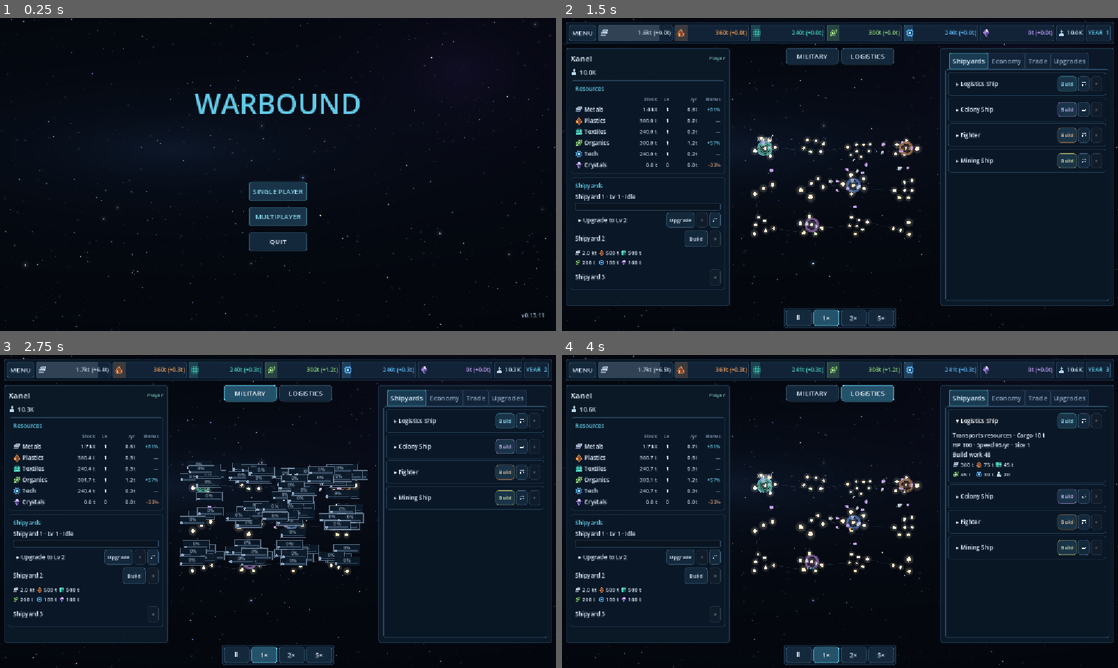
Above: before the commit, frames 1-4 (two rows, left to right).
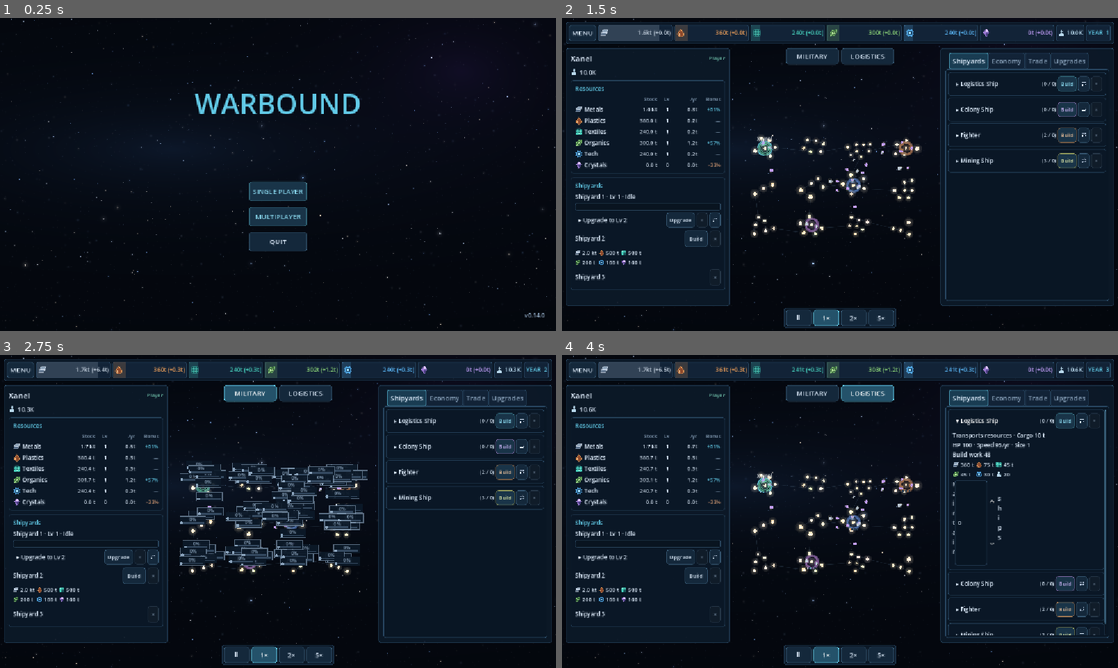
Above: after the commit, the same moments.

Repository: Allumnium/krangblade
Game: Godot game, scene res://scenes/main.tscn
Same seed, same stepped clock (60 frames per second), same inputs: the game is played once before the commit and once after it.
Inputs:
- Up to frame 1 (0.25 s): no input
- Up to frame 2 (1.5 s): click "SINGLE PLAYER" at 0.5 s; click "START MATCH" at 1.25 s
- Up to frame 3 (2.75 s): click "MILITARY" at 2 s
- Up to frame 4 (4 s): click "LOGISTICS" at 2.75 s; click "▸ Logistics Ship" at 3.5 s

The runs differ from the first frame. In frame 1, less than 0.1% of the frame differs, in the area x 93-98%, y 94-96%; in frame 2, less than 0.1%; in frame 3, less than 0.1%; in frame 4, 2.6%, in the area x 69-98%, y 17-90%.

Commit message:
v0.14.0: Add origin-system ship maintain targets

Diff:
--- a/project.godot
+++ b/project.godot
@@ -3,7 +3,7 @@
 
 [application]
 config/name="Warbound"
-config/version="0.13.11"
+config/version="0.14.0"
 run/main_scene="res://scenes/main.tscn"
 config/features=PackedStringArray("4.7", "GL Compatibility")
 config/description="A multiplayer territory-control RTS prototype."
--- a/scripts/economy_rules.gd
+++ b/scripts/economy_rules.gd
@@ -691,8 +691,42 @@
     p["continuous"][kind] = enabled
     return true
 
+static func origin_count(state: Dictionary, index: int, kind: String) -> int:
+    var count: int = 0
+    for ship in state.get("ships", []):
+        if ship["kind"] == kind and int(ship.get("origin", -1)) == index and int(ship["owner"]) == int(state["planets"][index]["owner"]):
+            count += 1
+    return count
+
+static func set_maintain(state: Dictionary, player: int, index: int, kind: String, amount: int) -> bool:
+    var p: Dictionary = _get_owned(state, player, index)
+    if p.is_empty() or not SHIP_KINDS.has(kind) or _continuous_target(p, kind).is_empty() or amount < 0 or amount > 9999:
+        return false
+    if not p.has("maintain"):
+        p["maintain"] = {}
+    p["maintain"][kind] = amount
+    p["continuous"][kind] = false
+    return true
+
+static func _maintain_needed(state: Dictionary, index: int, p: Dictionary, key: String) -> bool:
+    if bool(p["continuous"].get(key, false)):
+        return true
+    if not SHIP_KINDS.has(key):
+        return false
+    var target: int = int(p.get("maintain", {}).get(key, 0))
+    if target <= 0:
+        return false
+    var count: int = origin_count(state, index, key)
+    for item in p["queue"]:
+        if item["kind"] == key:
+            count += 1
+    return count < target
+
 static func _refill_continuous(state: Dictionary, index: int, p: Dictionary) -> void:
     var keys: Array = p["continuous"].keys()
+    for key in p.get("maintain", {}):
+        if not keys.has(key):
+            keys.append(key)
     # Shipyards share one repeat cycle. Once every turn has started, the next
     # cycle may start on any idle shipyard, even while a slower hull is active.
     # Independent infrastructure upgrades must not consume turns in this cycle.
@@ -718,10 +752,10 @@
     if not waiting and idle:
         cycle.clear()
     for key in cycle.keys():
-        if not bool(p["continuous"].get(key, false)):
+        if not _maintain_needed(state, index, p, str(key)):
             cycle.erase(key)
     for key in keys:
-        if not bool(p["continuous"][key]):
+        if not _maintain_needed(state, index, p, str(key)):
             continue
         var order: Array = _continuous_target(p, str(key))
         if order.is_empty():
@@ -765,6 +799,8 @@
             key += ":" + str(item["target"])
         if p["continuous"].has(key):
             p["continuous"][key] = false
+        if SHIP_KINDS.has(key) and p.has("maintain"):
+            p["maintain"][key] = 0
         p["queue"].erase(item)
         if item["kind"] == "yard":
             _compact_shipyard_orders(p, int(item["level"]))
@@ -827,7 +863,7 @@
         "yard_upgrade":
             p["yards"][int(item["target"])]["level"] = int(item["level"])
         "ship", "colony_ship", "fighter", "miner":
-            state["ships"].append({"id": int(item["id"]), "kind": str(item["kind"]), "owner": int(p["owner"]), "at": index,
+            state["ships"].append({"id": int(item["id"]), "kind": str(item["kind"]), "owner": int(p["owner"]), "origin": index, "at": index,
                 "position": state["map"]["points"][index], "heading": Vector2.UP, "navigation_target": state["map"]["points"][index],
                 "route": [], "leg": 0.0, "source": -1, "dest": -1, "hp": SHIP_HP, "crew": float(item.get("population_allocated", 0.0)), "cargo": empty_stock(), "field": -1, "mining_mode": "idle", "field_leg": 0.0})
     p["queue"].erase(item)
--- a/scripts/game_session.gd
+++ b/scripts/game_session.gd
@@ -567,6 +567,23 @@
     if _active_player(id) and ECONOMY.enqueue(economy, id, index, kind, target):
         _publish_economy()
 
+func request_maintain(index: int, kind: String, amount: int) -> void:
+    if phase != "match":
+        return
+    if is_solo or multiplayer.is_server():
+        _maintain_for(1, index, kind, amount)
+    else:
+        _rpc_maintain.rpc_id(1, index, kind, amount)
+
+@rpc("any_peer", "call_remote", "reliable")
+func _rpc_maintain(index: int, kind: String, amount: int) -> void:
+    if multiplayer.is_server():
+        _maintain_for(multiplayer.get_remote_sender_id(), index, kind, amount)
+
+func _maintain_for(id: int, index: int, kind: String, amount: int) -> void:
+    if _active_player(id) and ECONOMY.set_maintain(economy, id, index, kind, amount):
+        _publish_economy()
+
 func request_continuous(index: int, kind: String, enabled: bool) -> void:
     if phase != "match":
         return
--- a/scripts/match.gd
+++ b/scripts/match.gd
@@ -579,13 +579,31 @@
     var costs: GridContainer = _cost_grid(body)
     _show_cost(costs, ECONOMY._cost(kind, 1), float(ECONOMY.CREW_COSTS[kind]))
     var row: HBoxContainer = disclosure["actions"]
+    var maintained := _label("(0 / 0)", 11)
+    maintained.autowrap_mode = TextServer.AUTOWRAP_OFF
+    row.add_child(maintained)
+    var maintain_row := HBoxContainer.new()
+    body.add_child(maintain_row)
+    maintain_row.add_child(_label("Maintain", 12))
+    var amount := SpinBox.new()
+    amount.min_value = 0
+    amount.max_value = 9999
+    amount.step = 1
+    amount.custom_minimum_size.x = 85
+    maintain_row.add_child(amount)
+    maintain_row.add_child(_label("ships", 12))
+    amount.value_changed.connect(func(value: float) -> void:
+        session.call("request_maintain", selected, kind, int(value)))
+    var infinity := _label("∞", 14)
+    maintain_row.add_child(infinity)
+    infinity.hide()
     var button: Button = _card_action(disclosure, "Build", _operation.bind(kind))
     if kind != "yard":
         var check: Button = _repeat_button(row, kind)
         continuous_checks[kind] = check
     var cancel: Button = _card_cancel(disclosure, _cancel_kind.bind(kind, ""))
     cancel.tooltip_text = "Cancel one order and stop repeat"
-    disclosure.merge({"button": button, "cancel": cancel, "title": title_text, "requirements": requirements, "costs": costs, "build_progress": build_progress})
+    disclosure.merge({"maintained": maintained, "maintain_amount": amount, "infinity": infinity, "button": button, "cancel": cancel, "title": title_text, "requirements": requirements, "costs": costs, "build_progress": build_progress})
     build_cards[kind] = disclosure
     return button
 
@@ -1786,6 +1804,15 @@
         var card: Dictionary = build_cards[kind]
         var count: int = int(counts.get(kind, 0))
         card["button"].text = "Build"
+        var finite: int = int(p.get("maintain", {}).get(kind, 0))
+        var unlimited: bool = bool(p.get("continuous", {}).get(kind, false))
+        var living: int = ECONOMY.origin_count(_state(), selected, kind) if not p.is_empty() else 0
+        card["maintained"].text = "(%d / %s)" % [living, "∞" if unlimited else str(finite)]
+        var amount: SpinBox = card["maintain_amount"]
+        amount.editable = owned
+        if not amount.get_line_edit().has_focus():
+            amount.set_value_no_signal(finite)
+        card["infinity"].visible = unlimited
         _disclosure_title(card, card["title"].trim_prefix("BUILD ").capitalize() + (" (%d)" % count if count > 0 else ""))
         card["button"].tooltip_text = _cost_text(ECONOMY._cost(kind, 1)) + " · %.0f population" % float(ECONOMY.CREW_COSTS[kind])
         var requirements: PackedStringArray = []
Not shown, changed: AGENTS.md
Not shown, changed: THOUGHTS.md
Not shown, changed: TODO.md
